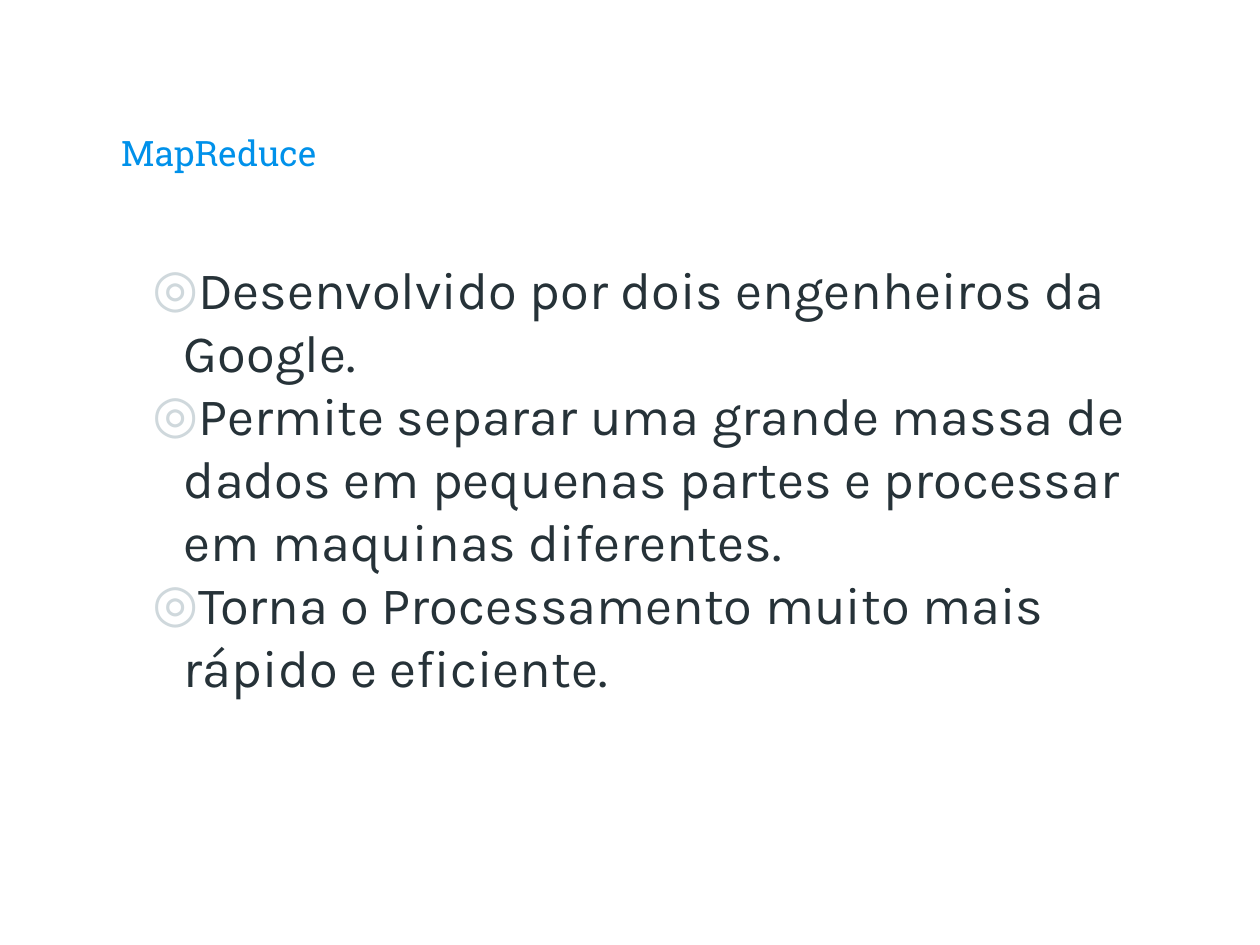
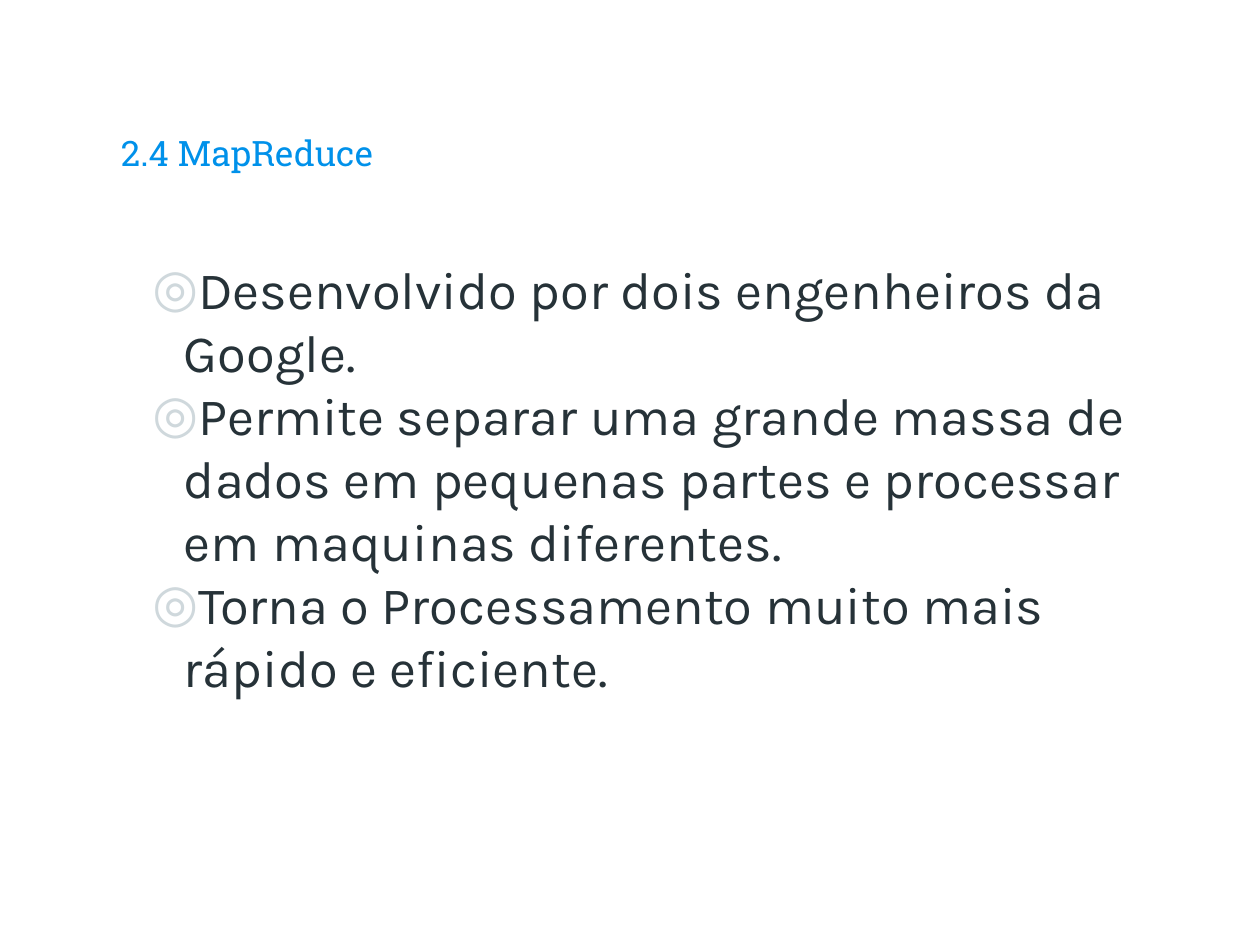
Before and after one commit to rafaelcam/tcc, a slide deck: slide 13 of TRABALHOS TEÓRICOS/Slide Apresentacao TCC.pptx (slide 12 before the commit). Drawn at 1260x945 pixels with LibreOffice and Linux fonts; fonts in the diff are those of the drawing; background and template pictures are left out. Boxes give left, top, right and bottom in pixels: in the first picture for what was removed or moved away, otherwise in the second. Text is boxed around its words. In the diff, an @@ line names an element or a change of style, - is before the commit and + after.

```diff
--- a/TRABALHOS TEÓRICOS/Slide Apresentacao TCC.pptx
+++ b/TRABALHOS TEÓRICOS/Slide Apresentacao TCC.pptx
@@ title at (121, 139, 373, 173): text changed @@
-MapReduce
+2.4 MapReduce
```
Also in this commit, not shown: 9 other slides changed, 11 slides added, 17 slides removed.
